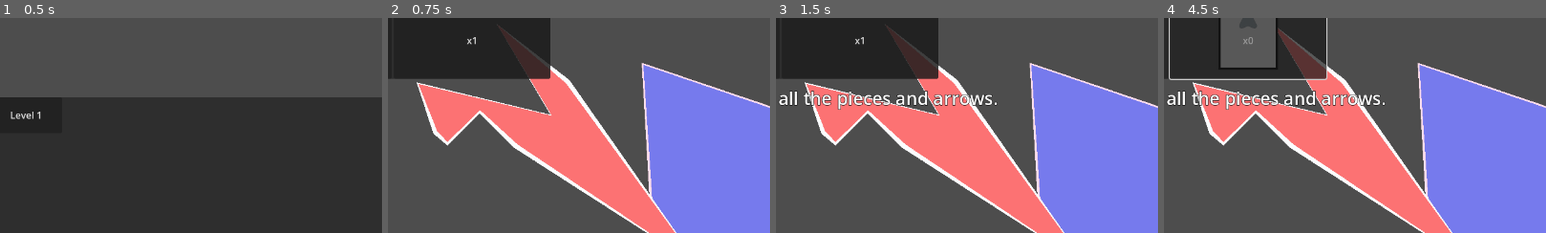
Above: before the commit, frames 1-4 (left to right).
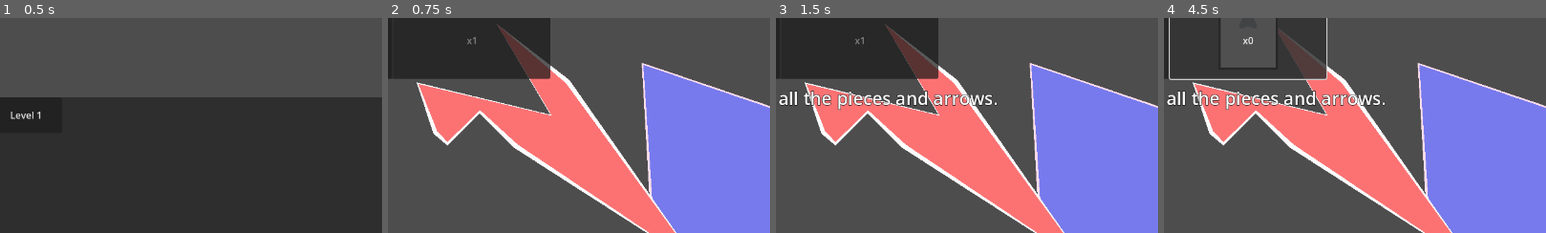
Above: after the commit, the same moments.

Repository: Xiul109/Basic_Principles_of_Autoreplicant_Engineering
Game: Godot game, scene res://main_scene.tscn
Two runs of this game, one before a commit and one after it. Both use one fixed random seed, a clock stepped at 60 frames per second and the inputs below.
Inputs:
- Up to frame 1 (0.5 s): no input
- Up to frame 2 (0.75 s): click "Level 1" at 0.5 s
- Up to frame 3 (1.5 s): click "Play" at 1.25 s
- Up to frame 4 (4.5 s): click "Play" at 2 s; click "x2" at 2.75 s; click "x1" at 3.5 s; click "x1" at 4.25 s
The pictures show only the part of the screen within x 20-70%, y 4-54%; the shares and areas given below are measured in that part.

Frame 1 is identical in both runs. In frame 2, 1.1% of the frame differs, in the area x 20-43%, y 3-28%; in frame 3, 1.1%; in frame 4, less than 0.1%.

Commit message:
Fixed being able to choose arrows when no figure have been selected

Diff:
--- a/UI/piece_button.gd
+++ b/UI/piece_button.gd
@@ -15,7 +15,6 @@
 	update_button()
 
 func update_button():
-
 	var piece = level_pieces.piece_type.instantiate()
 	icon = piece.icon
 	piece.queue_free()
--- a/UI/piece_button.tscn
+++ b/UI/piece_button.tscn
@@ -3,7 +3,6 @@
 [ext_resource type="Script" path="res://UI/piece_button.gd" id="1_nx8kj"]
 [ext_resource type="PackedScene" uid="uid://cytu78s7047jn" path="res://game_elements/shapes/square.tscn" id="2_lju1n"]
 [ext_resource type="Script" path="res://game_elements/levels/elements/level_pieces.gd" id="3_5426v"]
-
 
 [sub_resource type="Resource" id="Resource_e2rpw"]
 script = ExtResource("3_5426v")
--- a/UI/piece_selector.gd
+++ b/UI/piece_selector.gd
@@ -20,10 +20,13 @@
 
 func _set_total_pieces(pieces : Array[LevelPieces]):
 	total_pieces = pieces
-	available_pieces = total_pieces.duplicate(true)
+	#available_pieces = total_pieces.duplicate(true)
+	available_pieces.clear()
+	for piece in total_pieces:
+		available_pieces.append(piece.duplicate())
 	buttons = []
-	for i in len(pieces):
-		var piece = pieces[i]
+	for i in len(available_pieces):
+		var piece = available_pieces[i]
 		var button = PieceButton.instantiate()
 		button.level_pieces = piece
 		button.piece_pressed.connect(_piece_button_pressed)
--- a/UI/replicant_editor.gd
+++ b/UI/replicant_editor.gd
@@ -26,6 +26,8 @@
 	floating_piece.name = "piece_%d_%d"%[button_i, pieces_selector.available_pieces[button_i].count]
 	level.base_replicant.add_child(floating_piece)
 	level.update_previews()
+	if number_of_placed_pieces() > 0:
+		pieces_selector.buttons[-1].disabled = false
 
 
 func _on_piece_deleted(i: int):
@@ -34,6 +36,8 @@
 	# Manage remaining pieces
 	pieces_selector.available_pieces[i].count += 1
 	pieces_selector.buttons[i].update_button()
+	if number_of_placed_pieces() <= 0:
+		pieces_selector.buttons[-1].disabled = true
 
 func update_level():
 	if pieces_selector == null or level == null:
@@ -45,3 +49,15 @@
 		arrows.count = level.n_arrows
 		pieces.append(arrows)
 	pieces_selector.total_pieces = pieces
+	if level.n_arrows > 0:
+		pieces_selector.buttons[-1].disabled = true
+
+func number_of_placed_pieces() -> int:
+	var n_placed := 0
+	var n = pieces_selector.available_pieces.size()
+	if level.n_arrows > 0:
+		n -= 1
+	for i in n:
+		n_placed += pieces_selector.total_pieces[i].count -\
+					pieces_selector.available_pieces[i].count
+	return n_placed
--- a/game_elements/replicant.gd
+++ b/game_elements/replicant.gd
@@ -74,7 +74,9 @@
 
 func _on_child_exiting_tree(node):
 	if node is Piece and node in pieces:
-		pieces.erase(node)
+		var i = pieces.find(node)
+		pieces.pop_at(i)
+		$Line2D.remove_point(i)
 
 	if node is ReplicaArrow:
 		arrows.erase(node)
